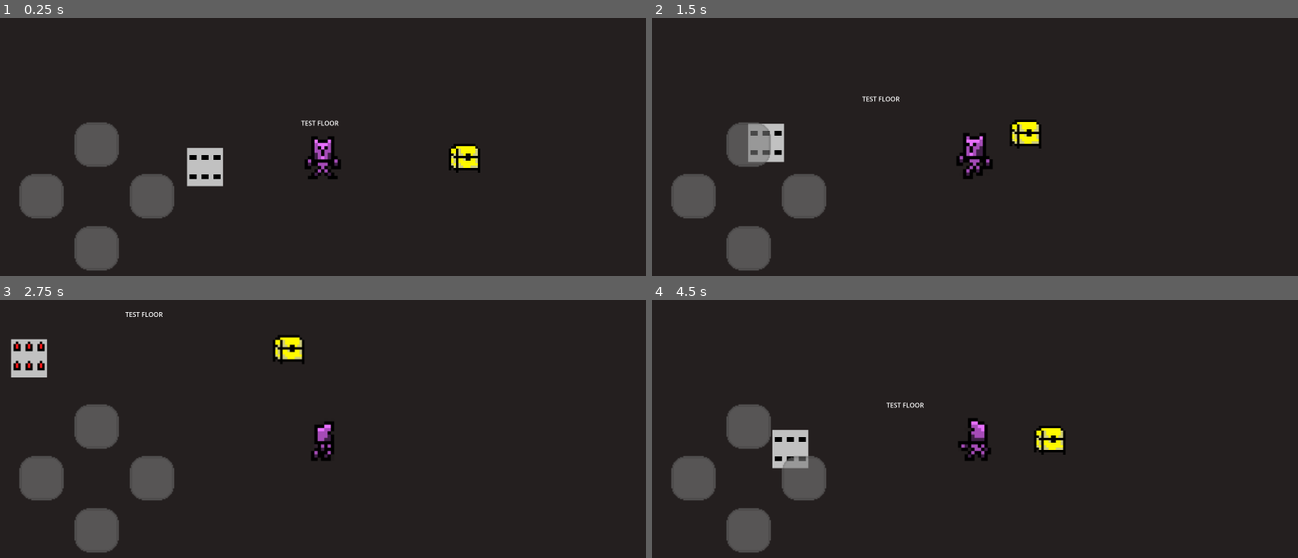
Above: before the commit, frames 1-4 (two rows, left to right).
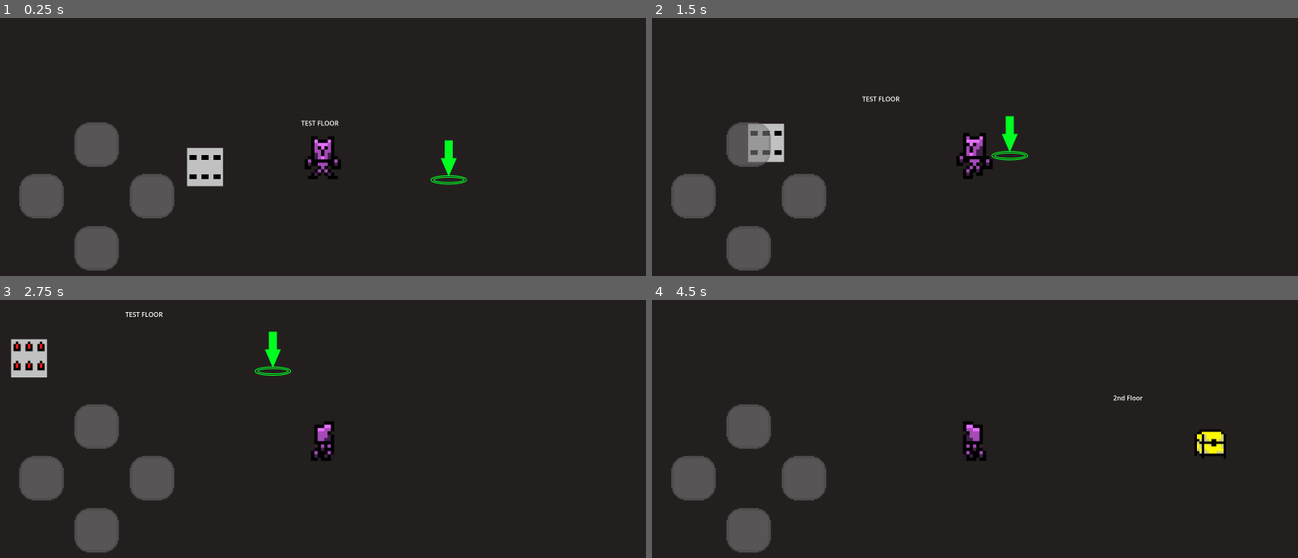
Above: after the commit, the same moments.

Repository: alain-cheng/MOBDEVE-MP
Game: Godot game, scene res://main.tscn
Two runs of this game, one before a commit and one after it. Both use one fixed random seed, a clock stepped at 60 frames per second and the inputs below.
Inputs:
- Up to frame 1 (0.25 s): no input
- Up to frame 2 (1.5 s): tap Enter at 0.5 s; hold Right (ui_right) 0.53-1.28 s; hold Down (ui_down) from 1.28 s (still down)
- Up to frame 3 (2.75 s): release Down (ui_down) at 2.03 s; hold Right (ui_right) from 2.03 s (still down)
- Up to frame 4 (4.5 s): release Right (ui_right) at 2.78 s; hold Up (ui_up) 2.78-3.53 s; hold Left (ui_left) from 3.53 s (still down)

The runs differ from the first frame. In frame 1, 0.7% of the frame differs, in the area x 66-75%, y 47-65%; in frame 2, 0.7%; in frame 3, 0.7%; in frame 4, 2.3%, in the area x 18-89%, y 36-66%.

Commit message:
Endpoint change sprite at last floor, can move between floors

Diff:
--- a/app/src/main/assets/environment/interactive/end_point/End_Point.gd
+++ b/app/src/main/assets/environment/interactive/end_point/End_Point.gd
@@ -2,6 +2,7 @@
 
 @onready var flooranim = get_node("FloorSprite")
 @onready var floatanim = get_node("FloatSprite")
+signal changeFloor
 
 # Called when the node enters the scene tree for the first time.
 func _ready():
@@ -26,4 +27,4 @@
 				file.close()
 			get_tree().quit()
 		else:
-			pass #TODO: Add logic for switching floors. Maybe a signal?
+			changeFloor.emit()
--- a/app/src/main/assets/floors/testFloor/testFloor.gd
+++ b/app/src/main/assets/floors/testFloor/testFloor.gd
@@ -10,3 +10,9 @@
 	spikes1.timer.one_shot = false
 	spikes1.timer.start()
 	#End Spikes Timers
+
+
+func _on_end_point_change_floor():
+	#Move to another scene randomly
+	PlayerData.lastFloor = true
+	get_tree().change_scene_to_file("res://floors/testFloor/testFloor2.tscn")
--- a/app/src/main/assets/floors/testFloor/testFloor.tscn
+++ b/app/src/main/assets/floors/testFloor/testFloor.tscn
@@ -5,7 +5,7 @@
 [ext_resource type="PackedScene" uid="uid://owiom6kwwpmy" path="res://environment/interactive/end_point/End_Point.tscn" id="3_nxc6h"]
 [ext_resource type="PackedScene" uid="uid://dtn8oh314a4hk" path="res://environment/traps/spikes/Spikes.tscn" id="4_xbvlm"]
 
-[node name="FloorTemplate" type="Node2D"]
+[node name="TestFloor" type="Node2D"]
 script = ExtResource("1_nxxbc")
 
 [node name="Player" parent="." instance=ExtResource("2_2g7rh")]
@@ -21,9 +21,10 @@
 vertical_alignment = 1
 
 [node name="EndPoint" parent="." instance=ExtResource("3_nxc6h")]
-position = Vector2(1554, 581)
+position = Vector2(1515, 602)
 
 [node name="Spikes" parent="." instance=ExtResource("4_xbvlm")]
 position = Vector2(912, 603)
 
+[connection signal="changeFloor" from="EndPoint" to="." method="_on_end_point_change_floor"]
 [connection signal="damage_taken" from="Spikes" to="Player" method="on_damage_taken"]
--- /dev/null
+++ b/app/src/main/assets/floors/testFloor/testFloor2.gd
@@ -0,0 +1,6 @@
+extends Node2D
+
+
+# Called when the node enters the scene tree for the first time.
+func _ready():
+	pass # Replace with function body.
--- /dev/null
+++ b/app/src/main/assets/floors/testFloor/testFloor2.tscn
@@ -0,0 +1,21 @@
+[gd_scene load_steps=4 format=3 uid="uid://btob2luvdn28a"]
+
+[ext_resource type="Script" path="res://floors/testFloor/testFloor2.gd" id="1_5p32w"]
+[ext_resource type="PackedScene" uid="uid://btymg45ij342p" path="res://player/Player.tscn" id="2_wf23c"]
+[ext_resource type="PackedScene" uid="uid://owiom6kwwpmy" path="res://environment/interactive/end_point/End_Point.tscn" id="3_mhpl6"]
+
+[node name="TestFloor2" type="Node2D"]
+script = ExtResource("1_5p32w")
+
+[node name="Player" parent="." instance=ExtResource("2_wf23c")]
+position = Vector2(1594, 585)
+
+[node name="EndPoint" parent="." instance=ExtResource("3_mhpl6")]
+position = Vector2(1977, 608)
+
+[node name="Label" type="Label" parent="."]
+offset_left = 1737.0
+offset_top = 482.0
+offset_right = 1810.0
+offset_bottom = 505.0
+text = "2nd Floor"
--- a/app/src/main/assets/main.gd
+++ b/app/src/main/assets/main.gd
@@ -10,5 +10,4 @@
 	PlayerData.initData()
 
 	#Move to another scene based on taboo + tabooBonus
-	PlayerData.lastFloor = true #DEBUG
 	get_tree().change_scene_to_file("res://floors/testFloor/testFloor.tscn")#DEBUG REMOVE LATER
